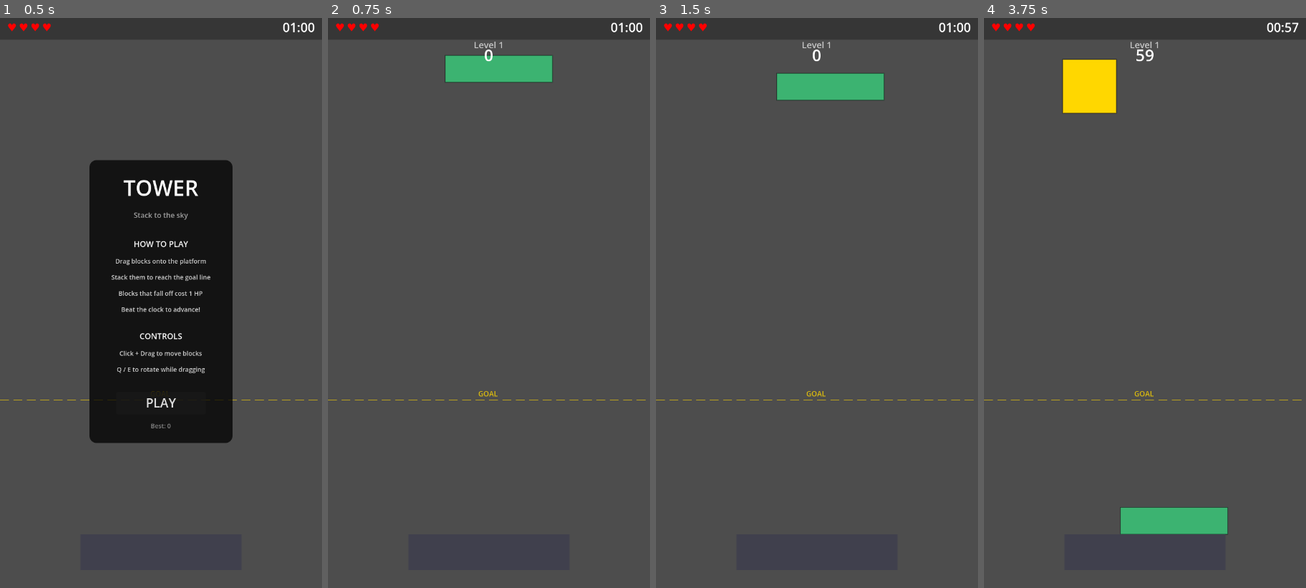
Above: before the commit, frames 1-4 (left to right).
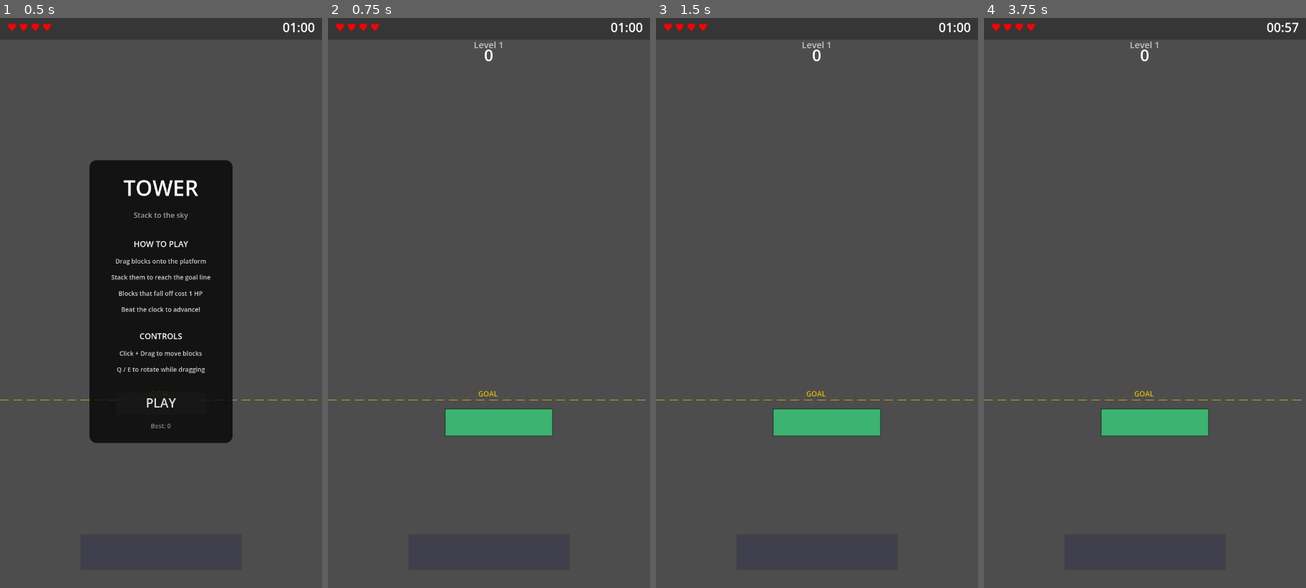
Above: after the commit, the same moments.

Repository: PartlyWhole/ToppleClone
Game: Godot game, scene res://main/main.tscn
The game is run twice, just before and just after one commit, with the same random seed, the same clock (stepped at 60 frames per second) and the same inputs.
Inputs (mouse positions are in pixels of both pictures, inside the frame that each line leads up to):
- Up to frame 1 (0.5 s): no input
- Up to frame 2 (0.75 s): click "PLAY" at 0.5 s
- Up to frame 3 (1.5 s): tap Enter at 1.25 s; drag from (826, 69) to (849, 177) at 1.27 s
- Up to frame 4 (3.75 s): drag from (1080, 331) to (1128, 417) at 2.02 s; move the mouse to (1177, 177) at 2.77 s; tap Ctrl at 2.85 s; click (1177, 177) at 2.92 s; drag from (1093, 69) to (1048, 217) at 3.52 s

Frame 1 is identical in both runs. In frame 2, 3.2% of the frame differs, in the area x 36-70%, y 6-74%; in frame 3, 3.2%; in frame 4, 4.9%, in the area x 24-76%, y 5-91%.

Commit message:
fix: spawn blocks at fixed offset above tower top, not camera-relative
Spawn position is now deterministic:
  spawn_y = tower_top_y - SPAWN_OFFSET (250px above highest placed block)

This breaks the circular dependency where spawn depended on camera
which depended on tower which included the spawn. The camera centers
on tower_top_y, guaranteeing spawn is always visible with at least
390px of drag room above it.

Math proof:
  camera_y = min(tower_top_y, initial_y)
  camera_top = camera_y - viewport_half
  drag_room = spawn_y - camera_top
  In following mode: (top-250) - (top-640) = 390px
  In clamped mode: always >= 390px (grows as tower is shorter)

Co-Authored-By: Claude Opus 4.6 (1M context) <noreply@anthropic.com>

Diff:
--- a/features/gameplay/scripts/game_manager.gd
+++ b/features/gameplay/scripts/game_manager.gd
@@ -8,6 +8,7 @@
 const DROP_THRESHOLD_Y: float = 300.0
 const HEIGHT_SCAN_INTERVAL: float = 0.5
 const SPAWN_DELAY: float = 2.0
+const SPAWN_OFFSET: float = 250.0
 const BASE_TARGET_HEIGHT: float = 300.0
 const HEIGHT_PER_LEVEL: float = 200.0
 
@@ -29,6 +30,7 @@
 var _scan_timer: float = 0.0
 var _last_displayed_seconds: int = -1
 var _tower_height: float = 0.0
+var _tower_top_y: float = GameplayController.PLATFORM_SURFACE_Y
 var _rng: RandomNumberGenerator = RandomNumberGenerator.new()
 
 @onready var _camera: GameCamera = $"../GameCamera" as GameCamera
@@ -90,6 +92,7 @@
 	_last_displayed_seconds = -1
 	_scan_timer = 0.0
 	_tower_height = 0.0
+	_tower_top_y = GameplayController.PLATFORM_SURFACE_Y
 	_camera.reset()
 	_transition_to(State.PLAYING)
 	Events.level_changed.emit(_level, _get_level_target())
@@ -141,9 +144,7 @@
 	var bounds: Vector2 = BlockShapes.get_bounding_size(block.shape_type)
 	var margin: float = maxf(bounds.x, bounds.y) / 2.0 + 50.0
 	var viewport_w: float = get_viewport().get_visible_rect().size.x
-	var spawn_y: float = (
-		_camera.get_target_y() - get_viewport().get_visible_rect().size.y / 2.0 + 120.0
-	)
+	var spawn_y: float = _tower_top_y - SPAWN_OFFSET
 	block.position = Vector2(
 		_rng.randf_range(margin, viewport_w - margin),
 		spawn_y,
@@ -194,9 +195,10 @@
 			_transition_to(State.LOST)
 			return
 
-	_tower_height = GameplayController.PLATFORM_SURFACE_Y - highest_y
+	_tower_top_y = highest_y
+	_tower_height = GameplayController.PLATFORM_SURFACE_Y - _tower_top_y
 	if _tower_height > 0.0:
-		_camera.update_target(highest_y)
+		_camera.update_target(_tower_top_y)
 		Events.score_changed.emit(int(_tower_height))
 		GameState.current_height = _tower_height
 		if _tower_height >= _get_level_target() and _state == State.PLAYING:
